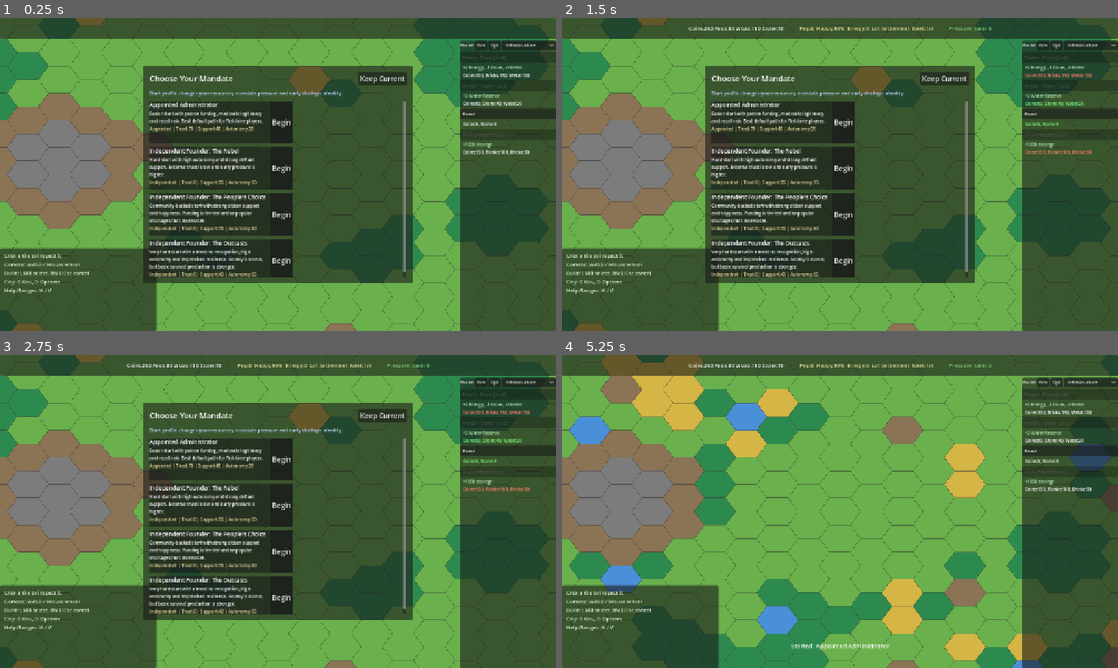
Above: before the commit, frames 1-4 (two rows, left to right).
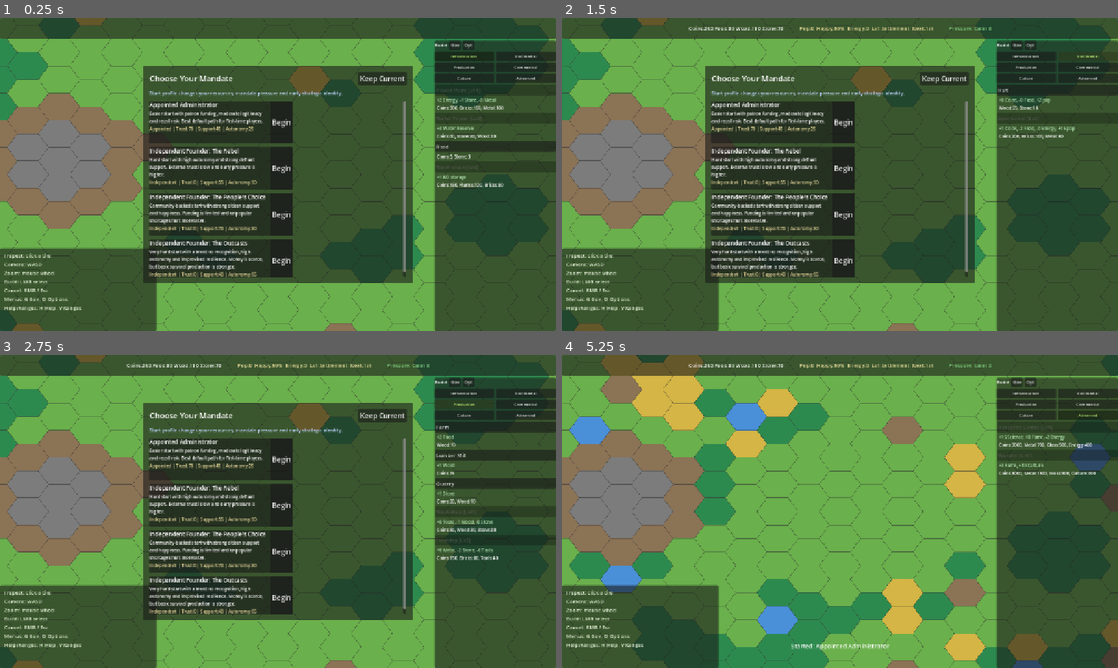
Above: after the commit, the same moments.

Repository: Gaefa/Gamefication
Game: Godot game, scene res://scenes/main.tscn
The game is run twice, just before and just after one commit, with the same random seed, the same clock (stepped at 60 frames per second) and the same inputs.
Inputs (mouse positions are in pixels of both pictures, inside the frame that each line leads up to):
- Up to frame 1 (0.25 s): no input
- Up to frame 2 (1.5 s): click "Infrastructure" at 0.5 s; click (1090, 55) at 1.25 s, where only the run after the commit has a clickable "Residential"
- Up to frame 3 (2.75 s): click (467, 405) at 2 s, where only the run after the commit has a clickable "Production"
- Up to frame 4 (5.25 s): click (1090, 405) at 2.75 s, where only the run after the commit has a clickable "Commercial"; click (1029, 414) at 3.5 s, where only the run after the commit has a clickable "Culture"; click (1090, 414) at 4.25 s, where only the run after the commit has a clickable "Advanced"; click "Begin" at 5 s

The runs differ from the first frame. In frame 1, 7.6% of the frame differs, in the area x 0-100%, y 7-100%; in frame 2, 7.3%; in frame 3, 7.9%; in frame 4, 7.3%.

Commit message:
fix: make godot hud navigation usable

Diff:
--- a/godot/content/base/localization.json
+++ b/godot/content/base/localization.json
@@ -68,12 +68,12 @@
     "ru": "ЧС"
   },
   "ui.welcome.text": {
-    "en": "Click a tile to inspect it\nCamera: WASD / Mouse wheel\nBuild: LMB select, RMB/Esc cancel\nCity: G Gov, O Options\nHelp/Ranges: H / V",
-    "ru": "Клик по клетке - осмотр\nКамера: WASD / колесо мыши\nСтройка: ЛКМ выбор, ПКМ/Esc отмена\nГород: G управление, O настройки\nПомощь/радиусы: H / V"
+    "en": "Inspect: click a tile\nCamera: WASD\nZoom: mouse wheel\nBuild: LMB select\nCancel: RMB / Esc\nMenus: G Gov, O Options\nHelp/Ranges: H Help, V Ranges",
+    "ru": "Осмотр: клик по клетке\nКамера: WASD\nЗум: колесо мыши\nСтройка: ЛКМ выбор\nОтмена: ПКМ / Esc\nМеню: G управление, O настройки\nПомощь/радиусы: H помощь, V радиусы"
   },
   "ui.help.text": {
-    "en": "=== PIXEL CITY BUILDER ===\n\nQUICK START:\n  1. Build Roads (Infrastructure tab)\n  2. Build Huts near roads\n  3. Build Farms for food\n  4. Build Lumber Mills in forests\n\nTERRAIN:\n  Green=Grass(+20% farm) Blue=Water\n  Yellow=Sand Brown=Hill(+20% quarry)\n  DkGreen=Forest(+50% lumber) Gray=Rock(+40% quarry)\n\nWATER & POWER:\n  Water Tower: residential need water (60% without)\n  Power Plant: production boost in radius\n\nSYNERGIES:\n  Farm+Lumber: +15% food, +10% wood\n  Market+Residential: +15% coins\n  Park: happiness aura | Workshop: upgrade discount\n  Research+Library: +20%/+15% science\n\nROADS:\n  No road = 30% production! Higher roads = bigger bonus.\n\nCONTROLS:\n  G=Governance O=Options H=Help V=Ranges\n\nPRESSURE: Calm > Tension > Crisis > Emergency\n  More buildings + problems = higher pressure = more events.",
-    "ru": "=== PIXEL CITY BUILDER ===\n\nБЫСТРЫЙ СТАРТ:\n  1. Построй дороги (вкладка инфраструктуры)\n  2. Поставь хижины рядом с дорогами\n  3. Построй фермы для еды\n  4. Поставь лесопилки в лесах\n\nМЕСТНОСТЬ:\n  Зеленый=трава(+20% фермы) Синий=вода\n  Желтый=песок Коричневый=холмы(+20% карьер)\n  Темно-зеленый=лес(+50% лесопилка) Серый=камень(+40% карьер)\n\nВОДА И ЭНЕРГИЯ:\n  Водонапорная башня: жилью нужна вода (60% без нее)\n  Электростанция: усиливает производство в радиусе\n\nСИНЕРГИИ:\n  Ферма+Лесопилка: +15% еда, +10% дерево\n  Рынок+Жилье: +15% монеты\n  Парк: аура счастья | Мастерская: скидка на улучшения\n  Исследования+Библиотека: +20%/+15% наука\n\nДОРОГИ:\n  Нет дороги = 30% производства. Улучшенные дороги дают больший бонус.\n\nУПРАВЛЕНИЕ:\n  G=управление O=настройки H=помощь V=радиусы\n\nДАВЛЕНИЕ: Спокойствие > Напряжение > Кризис > ЧС\n  Больше зданий и проблем = выше давление = больше событий."
+    "en": "Quick start\n1. Pick a category in the right build panel.\n2. Build Roads first, then Huts, Farms and Lumber Mills.\n3. Select a building to see its needs and next action.\n4. Use V to show service ranges for the selected building.\n\nHotkeys\nWASD - camera\nMouse wheel - zoom\nLMB - select/build\nRMB or Esc - cancel build mode\nG - governance\nO - options\nH - help\nV - ranges\nU/R/B - upgrade/repair/bulldoze selected building\n\nRule of thumb\nRoads connect production. Water and power are local coverage. Pressure rises when the city grows or problems stay unresolved.",
+    "ru": "Быстрый старт\n1. Выбери категорию зданий справа.\n2. Сначала строй дороги, потом жильё, фермы и лесопилки.\n3. Клик по зданию показывает потребности и следующее действие.\n4. Нажми V, чтобы показать радиусы выбранного здания.\n\nКлавиши\nWASD - камера\nКолесо мыши - зум\nЛКМ - выбрать/строить\nПКМ или Esc - отмена стройки\nG - управление\nO - настройки\nH - помощь\nV - радиусы\nU/R/B - улучшить/починить/снести выбранное здание\n\nПравило\nДороги связывают производство. Вода и энергия работают через локальное покрытие. Давление растёт от масштаба города и нерешённых проблем."
   },
   "ui.tile.cannot_build": {
     "en": "Cannot build here",
--- a/godot/scripts/scenes/hud_root.gd
+++ b/godot/scripts/scenes/hud_root.gd
@@ -14,6 +14,7 @@
 var _build_scroll: ScrollContainer
 var _build_vbox: VBoxContainer
 var _category_select: OptionButton
+var _category_buttons: Dictionary = {}
 var _active_category: String = ""
 var _active_build_type: String = ""
 
@@ -192,7 +193,7 @@
 	"Culture": "ui.category.culture",
 	"Advanced": "ui.category.advanced",
 }
-const BUILD_PANEL_W := 220.0
+const BUILD_PANEL_W := 280.0
 
 func _build_build_panel() -> void:
 	_build_panel = PanelContainer.new()
@@ -235,8 +236,26 @@
 	_category_select.size_flags_horizontal = Control.SIZE_EXPAND_FILL
 	_category_select.add_theme_font_size_override("font_size", 10)
 	_category_select.item_selected.connect(_on_category_selected)
+	_category_select.visible = false
 	header.add_child(_category_select)
 	_refresh_build_panel_labels()
+
+	var category_grid := GridContainer.new()
+	category_grid.columns = 2
+	category_grid.size_flags_horizontal = Control.SIZE_EXPAND_FILL
+	category_grid.add_theme_constant_override("h_separation", 4)
+	category_grid.add_theme_constant_override("v_separation", 4)
+	vbox.add_child(category_grid)
+
+	_category_buttons.clear()
+	for cat: String in CATEGORY_ORDER:
+		var cat_btn := Button.new()
+		cat_btn.text = _category_label(cat)
+		cat_btn.size_flags_horizontal = Control.SIZE_EXPAND_FILL
+		cat_btn.add_theme_font_size_override("font_size", 9)
+		cat_btn.pressed.connect(_set_active_category.bind(cat))
+		category_grid.add_child(cat_btn)
+		_category_buttons[cat] = cat_btn
 
 	# Scrollable building list
 	_build_scroll = ScrollContainer.new()
@@ -262,6 +281,7 @@
 		var idx: int = CATEGORY_ORDER.find(cat)
 		if idx >= 0 and _category_select.selected != idx:
 			_category_select.select(idx)
+	_update_category_buttons()
 	_rebuild_building_list()
 
 
@@ -282,6 +302,16 @@
 		var idx: int = CATEGORY_ORDER.find(selected_category)
 		if idx >= 0:
 			_category_select.select(idx)
+	for cat: String in _category_buttons:
+		var btn: Button = _category_buttons[cat] as Button
+		btn.text = _category_label(cat)
+	_update_category_buttons()
+
+
+func _update_category_buttons() -> void:
+	for cat: String in _category_buttons:
+		var btn: Button = _category_buttons[cat] as Button
+		btn.modulate = Color(0.8, 1.0, 0.5) if cat == _active_category else Color.WHITE
 
 
 func _category_label(category: String) -> String:
@@ -476,10 +506,13 @@
 
 
 func _get_welcome_text() -> String:
-	return Localization.t("ui.welcome.text", """Click tile for info
-WASD-Move Scroll-Zoom LMB-Select
-RMB/Esc-Cancel U-Upgrade R-Repair
-B-Bulldoze V-Range G-Gov H-Help""")
+	return Localization.t("ui.welcome.text", """Inspect: click a tile
+Camera: WASD
+Zoom: mouse wheel
+Build: LMB select
+Cancel: RMB / Esc
+Menus: G Gov, O Options
+Help/Ranges: H Help, V Ranges""")
 
 
 func _on_selection_changed(coord: Vector2i) -> void:
@@ -691,8 +724,8 @@
 func _build_help_panel() -> void:
 	_help_panel = PanelContainer.new()
 	_help_panel.set_anchors_preset(PRESET_CENTER)
-	_help_panel.size = Vector2(500, 400)
-	_help_panel.position = Vector2(-250, -200)
+	_help_panel.size = Vector2(560, 420)
+	_help_panel.position = Vector2(-280, -210)
 	_help_panel.visible = false
 	_help_panel.mouse_filter = Control.MOUSE_FILTER_STOP
 	add_child(_help_panel)
@@ -705,46 +738,42 @@
 	_help_panel.add_child(margin)
 
 	var scroll := ScrollContainer.new()
-	scroll.custom_minimum_size = Vector2(470, 370)
+	scroll.custom_minimum_size = Vector2(530, 390)
 	margin.add_child(scroll)
 
 	_help_label = Label.new()
+	_help_label.custom_minimum_size.x = 510
+	_help_label.size_flags_horizontal = Control.SIZE_EXPAND_FILL
 	_help_label.autowrap_mode = TextServer.AUTOWRAP_WORD_SMART
-	_help_label.add_theme_font_size_override("font_size", 11)
+	_help_label.add_theme_font_size_override("font_size", 13)
+	_help_label.add_theme_constant_override("line_spacing", 4)
+	_help_label.add_theme_color_override("font_color", Color(0.92, 0.95, 0.88))
 	_help_label.mouse_filter = Control.MOUSE_FILTER_IGNORE
 	_help_label.text = _get_help_text()
 	scroll.add_child(_help_label)
 
 
 func _get_help_text() -> String:
-	return Localization.t("ui.help.text", """=== PIXEL CITY BUILDER ===
-
-QUICK START:
-  1. Build Roads (Infrastructure tab)
-  2. Build Huts near roads
-  3. Build Farms for food
-  4. Build Lumber Mills in forests
-
-TERRAIN:
-  Green=Grass(+20% farm) Blue=Water
-  Yellow=Sand Brown=Hill(+20% quarry)
-  DkGreen=Forest(+50% lumber) Gray=Rock(+40% quarry)
-
-WATER & POWER:
-  Water Tower: residential need water (60% without)
-  Power Plant: production boost in radius
-
-SYNERGIES:
-  Farm+Lumber: +15% food, +10% wood
-  Market+Residential: +15% coins
-  Park: happiness aura | Workshop: upgrade discount
-  Research+Library: +20%/+15% science
-
-ROADS:
-  No road = 30% production! Higher roads = bigger bonus.
-
-PRESSURE: Calm > Tension > Crisis > Emergency
-  More buildings + problems = higher pressure = more events.""")
+	return Localization.t("ui.help.text", """Quick start
+1. Pick a category in the right build panel.
+2. Build Roads first, then Huts, Farms and Lumber Mills.
+3. Select a building to see its needs and next action.
+4. Use V to show service ranges for the selected building.
+
+Hotkeys
+WASD - camera
+Mouse wheel - zoom
+LMB - select/build
+RMB or Esc - cancel build mode
+G - governance
+O - options
+H - help
+V - ranges
+U/R/B - upgrade/repair/bulldoze selected building
+
+Rule of thumb
+Roads connect production. Water and power are local coverage.
+Pressure rises when the city grows or problems stay unresolved.""")
 
 
 func toggle_help() -> void:
@@ -1039,9 +1068,12 @@
 	if _governance_tabs == null:
 		return
 	for c: Node in _governance_tabs.get_children():
+		_governance_tabs.remove_child(c)
 		c.queue_free()
 	_governance_tabs.add_child(_build_tech_tab())
 	_governance_tabs.add_child(_build_policy_tab())
+	_governance_tabs.set_tab_title(0, Localization.t("ui.tech.tab", "Tech"))
+	_governance_tabs.set_tab_title(1, Localization.t("ui.policy.tab", "Policies"))
 
 
 func _build_tech_tab() -> Control:
--- a/godot/scripts/scenes/main.gd
+++ b/godot/scripts/scenes/main.gd
@@ -76,6 +76,13 @@
 
 
 func _input(event: InputEvent) -> void:
+	if event is InputEventKey:
+		var ke := event as InputEventKey
+		if ke.pressed and not ke.echo and _is_global_hotkey(ke):
+			_handle_key(ke)
+			get_viewport().set_input_as_handled()
+			return
+
 	if event is InputEventMouseButton:
 		var mb := event as InputEventMouseButton
 		if mb.pressed and mb.button_index == MOUSE_BUTTON_LEFT:
@@ -93,8 +100,21 @@
 func _unhandled_input(event: InputEvent) -> void:
 	if event is InputEventKey:
 		var ke := event as InputEventKey
-		if ke.pressed:
+		if ke.pressed and not ke.echo:
 			_handle_key(ke)
+
+
+func _is_global_hotkey(ke: InputEventKey) -> bool:
+	return ke.keycode in [
+		KEY_ESCAPE,
+		KEY_V,
+		KEY_H,
+		KEY_G,
+		KEY_O,
+		KEY_U,
+		KEY_R,
+		KEY_B,
+	]
 
 
 func _is_click_on_ui(screen_pos: Vector2) -> bool:
